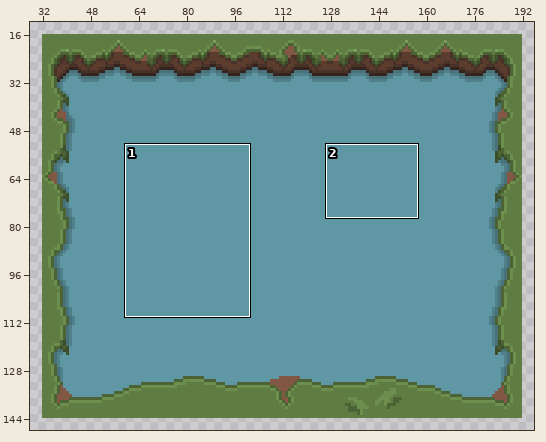
One commit to this sprite sheet: harvest-havoc/assets/spritesheets/Pond.png. The first picture is a wide view before the edit; the outline marks the close-up.
Close-up. Old version:
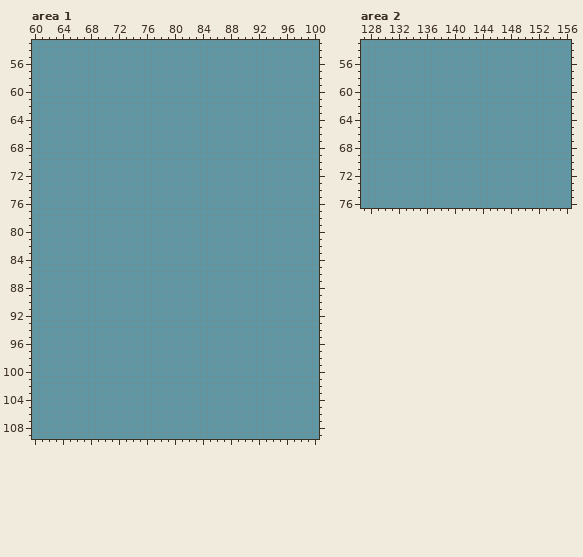
The file is 256x256 pixels. Shown: area 1: x 60..100, y 53..109; area 2: x 127..156, y 53..76. The wide view leaves out empty margins.
The same view after the edit:
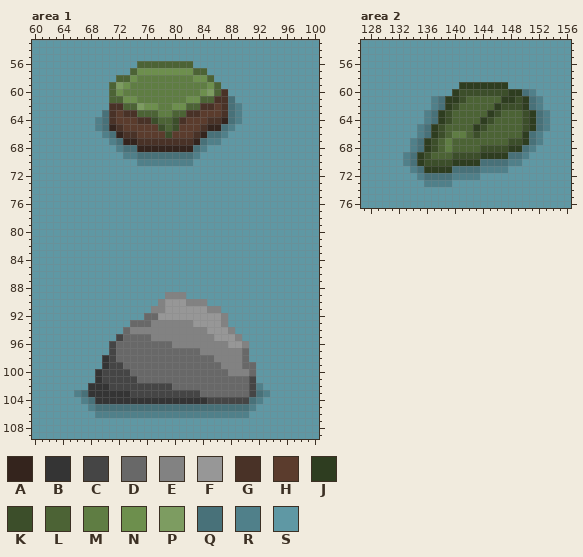
Palette (. is transparent): A #34241d  B #343434  C #454545  D #686868  E #828282  F #979797  G #493227  H #5b3c2d  J #2e3d20  K #3c4e2a  L #4c6335  M #5f7d43  N #6d8f4d  P #7d9c61  Q #487179  R #50808a  S #5f98a4
Diff:
Changed rows in their new state; - is an unchanged pixel.
Area 1:
first column x 69:
 56 ------LLLLLLLL-------
 57 -----LNNNNNNNNLL-----
 58 ---LLNMMMMMMMMNNL----
 59 --LPNMMMMMMMMMMMNL---
 60 --LNMMMMMMMMMMMNPLG--
 61 --LLNNMMMMMMMNNLLGGQ-
 62 --GGLLPNNMMNNLLGGHGQR
 63 -QGHGGLLLMMLLGGHHHGQR
 64 RQGHHHGGKLLKGHHHGGAQR
 65 RQAGHHHHHKLKHHHGAAQR-
 66 -RQAGGHHHHKHHHGAQQR--
 67 --RQAAGGGGGGGGAQRR---
 68 ---RQQAAAAAAAAQR-----
 69 ----RRQQQQQQQQR------
 70 ------RRRRRRRR-------
first column x 66:
 89 -------------EEE------------
 90 ------------EFFFEEE---------
 91 -----------EEFFFFFFEE-------
 92 ----------DDFFFFFFFFFE------
 93 --------DDDEEEEEEFFFFE------
 94 -------DEEEEEEEEEEEFFFE-----
 95 ------CDDDDEEEEEEEEEFFFE----
 96 -----CDDDDDDDDEEEEEEEEFFE---
 97 -----CDDDDDDDDDDDDEEEEEED---
 98 ----BCDDDDDDDDDDDDDDEEEED---
 99 ----BCCDDDDDDDDDDDDDDEEEDD--
100 ---BCCCCDDDDDDDDDDDDDDEEED--
101 ---BCCCCCDDDDDDDDDDDDDDDDC--
102 --BBBCCCCCCCCCDDDDDDDDDDDCR-
103 RQBBBBBBCCCCCCCCCCDDDDDDDCQR
104 -RQBBBBBBBBBBBBBBBBCCCCCCQR-
105 --RQQQQQQQQQQQQQQQQQQQQQQR--
106 ---RRRRRRRRRRRRRRRRRRRRRR---
Area 2:
first column x 133:
59 --------JJJJJJJ------
60 -------JKKKKKKKJJQR--
61 ----RQJJKLLLLLJJKJQR-
62 ----RQJKLLLLLJKKKJQR-
63 ---RQJKLLLLLJKLLLKJQR
64 ---RQJKLLLLJKLLLLKJQR
65 --RQJKLLLLJKLLLLLKJQR
66 --RQJKLMMLKLLLLLLJQR-
67 -RQJKLMLLLLLLLLKKJQR-
68 -RQJKLMLLLLKKKKJJQR--
69 RQJKLLLKKKKJJJJQQR---
70 RQJKKKKJJJJQQQQRR----
71 -RQJJJJQQQQRRRR------
72 --RQQQQRRRR----------
73 ---RRRR--------------
Changed places in both close-ups, as pixel boxes (x1, y1, x2, y2):
changed: (95, 61, 242, 166)
changed: (74, 292, 270, 418)
changed: (403, 82, 550, 187)
